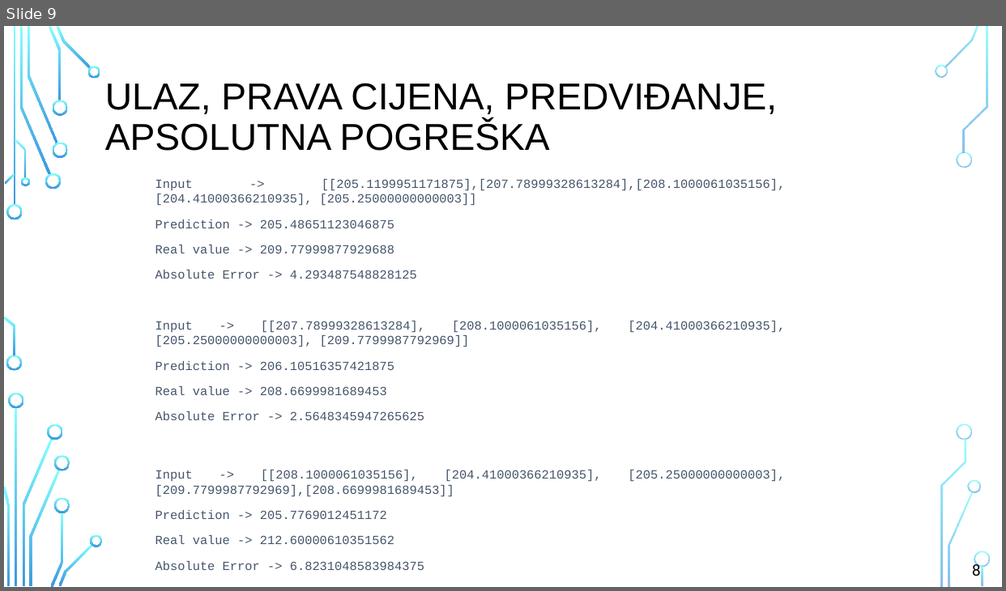
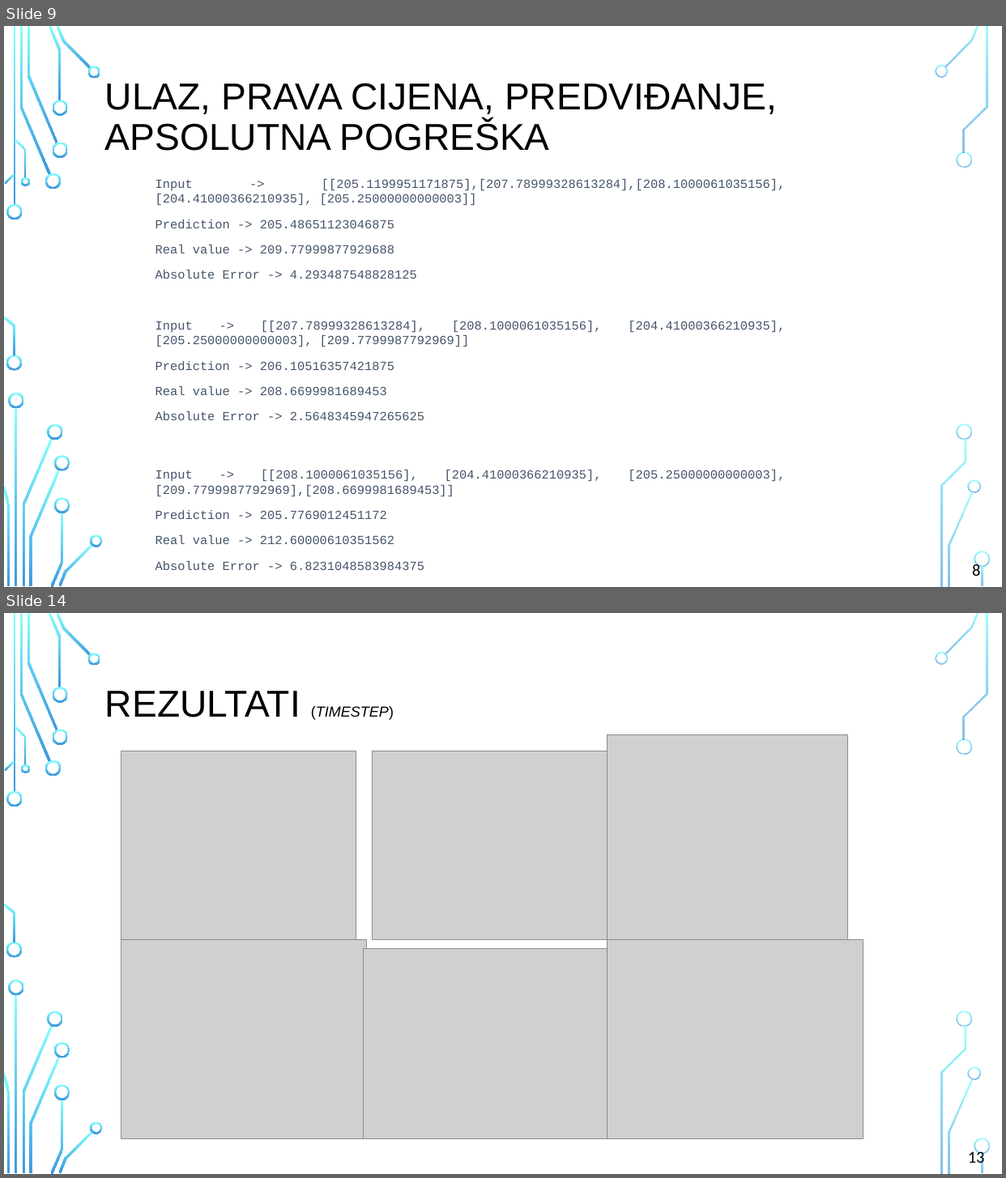
Before and after one commit to Darex20/final-thesis, a slide deck: prezentacija/PredvidanjeTrzistaDionica.pptx. Shown one above the other, each under a label of ours: slide 9 before the commit, slides 9 and 14 after it; the slides between them are not shown. The pictures are 1006x591 and 1006x1178 pixels, drawn with LibreOffice and Linux fonts; fonts in the diff are those of the drawing; grey boxes stand for pictures; background and template pictures are left out. Boxes give left, top, right and bottom in pixels: in the first picture for what was removed or moved away, otherwise in the second. Text is boxed around its words. In the diff, an @@ line names an element or a change of style, - is before the commit and + after.

```diff
--- a/prezentacija/PredvidanjeTrzistaDionica.pptx
+++ b/prezentacija/PredvidanjeTrzistaDionica.pptx
@@ slide 14 added at (4,613,1002,1174), background picture (left out); not listed: 36 template elements that a slide beside it also shows @@
@@ title added at (105,691,394,720), 14 pt, text #000000 @@
+REZULTATI (TIMESTEP)
@@ picture added at (121,751,356,939) @@
@@ picture added at (373,752,607,940) @@
@@ picture added at (607,735,848,940) @@
@@ picture added at (121,939,367,1139) @@
@@ picture added at (364,949,609,1139) @@
@@ picture added at (607,939,863,1139) @@
@@ text added at (968,1149,985,1168), 16 pt, text #000000 @@
+13
```
Also in this commit, not shown: 2 slides changed, 7 other slides added, 2 other files.
